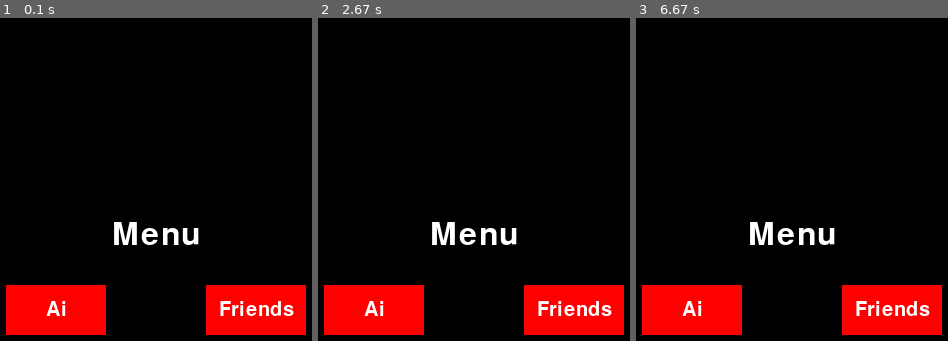
Above: before the commit, frames 1-3 (left to right).
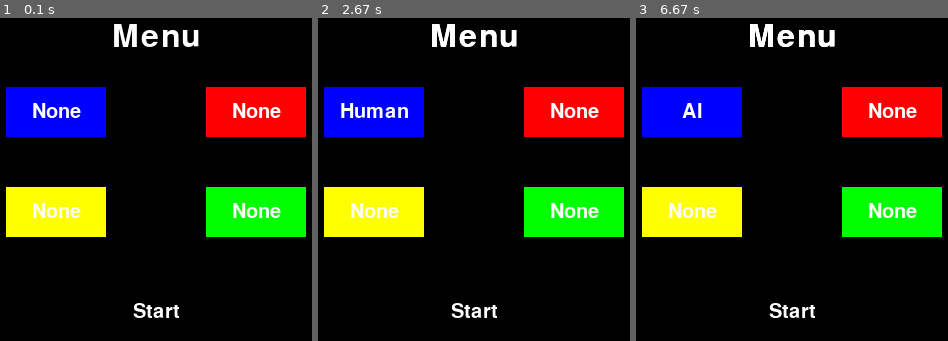
Above: after the commit, the same moments.

Repository: surfknasen/LudoPython
Game: pygame game, started from main_menu.py
The game is run twice, just before and just after one commit, with the same random seed, the same clock (stepped at 60 frames per second) and the same inputs.
Inputs (mouse positions are in pixels of both pictures, inside the frame that each line leads up to):
- Up to frame 1 (0.1 s): no input
- Up to frame 2 (2.67 s): click (377, 89) at 2.38 s
- Up to frame 3 (6.67 s): move the mouse to (648, 127) at 6.17 s; click (648, 127) at 6.35 s

The runs differ from the first frame. In frame 1, 32% of the frame differs, in the area x 1-99%, y 1-99%; in frame 2, 32%; in frame 3, 32%.

Commit message:
select players/Ai + main menu done

Diff:
--- a/game.py
+++ b/game.py
@@ -5,11 +5,12 @@
 from helpers import (
     StartPosition,
     Color,
+    Team
 )
 
+
 class Game:
-
-    def __init__(self, screen_size):
+    def __init__(self, screen_size, colors):
         self.screen_size = screen_size
         # set up board
         self.running = True
@@ -18,25 +19,26 @@
         self.board = board.Board(self.screen_size)
         self.dice = dice.Dice(self.screen, self.screen_size)
 
-        #TEMP
-        self.green_players = []
-        self.yellow_players = []
-        self.red_players = []
-        self.blue_players = []
-        self.all_players = [self.green_players, self.yellow_players, self.red_players, self.blue_players]
+        self.all_players = []
+        for color in colors.keys(): # add the color (player) if the color should play
+            new_players = []
+            for i in range(4):
+                new_players.append(player.Player(StartPosition.get_pos(color)[i], self.get_path(color), color))
+            self.all_players.append(new_players)
 
         self.current_playing = 0
 
-        self.create_players()
         self.update() # start the game loop
 
-    #TEMP
-    def create_players(self):
-        for i in range(4):
-            self.green_players.append(player.Player(StartPosition.green[i], self.board.green_path, Color.green, "Green"))
-            self.yellow_players.append(player.Player(StartPosition.yellow[i], self.board.yellow_path, Color.yellow, "Yellow"))
-            self.red_players.append(player.Player(StartPosition.red[i], self.board.red_path, Color.red, "Red"))
-            self.blue_players.append(player.Player(StartPosition.blue[i], self.board.blue_path, Color.blue, "Blue"))
+    def get_path(self, color):
+        if color == Color.green:
+            return self.board.green_path
+        elif color == Color.yellow:
+            return self.board.yellow_path
+        elif color == Color.red:
+            return self.board.red_path
+        elif color == Color.blue:
+            return self.board.blue_path
 
     def update(self):
         """
@@ -88,7 +90,7 @@
 
     def throw_dice(self):
         # DICE #
-        current_team = self.all_players[self.current_playing][0].team # get the team name
+        current_team = Team.get_name(self.all_players[self.current_playing][0].color) # get the team name
         if not self.dice.completed_roll and not self.dice.roll: # if not rolling or have rolled
             self.dice.show_static_dice(current_team)
         # ROLL DICE #
--- a/helpers.py
+++ b/helpers.py
@@ -1,15 +1,26 @@
-from pygame import (
-    Vector2
-)
+from enum import Enum
+from pygame import Vector2
 
-class Color():
+
+class Color(Enum):
     green = (0, 255, 0)
     yellow = (255, 255, 0)
     blue = (0, 0, 255)
     red = (255, 0, 0)
+    white = (255, 255, 255)
+    black = (0, 0, 0)
+
+class Team():
+    def get_name(color): # eg "Color.green". Removes the "Color." and returns "Green"
+        return str(color).split(".")[-1].capitalize()
 
 class StartPosition(): # measured in gimp
-    green = [Vector2(503.8, 505), Vector2(555, 505), Vector2(503.8, 555), Vector2(555, 555)]
-    yellow = [Vector2(92.2, 505), Vector2(41, 505), Vector2(92.2, 555), Vector2(41, 555)]
-    red = [Vector2(503.8, 93), Vector2(555, 93), Vector2(503.8, 42), Vector2(555, 42)]
-    blue = [Vector2(92.2, 93), Vector2(41, 93), Vector2(92.2, 42), Vector2(41, 42)]
+    def get_pos(color):
+        if color == Color.green:
+            return [Vector2(503.8, 505), Vector2(555, 505), Vector2(503.8, 555), Vector2(555, 555)]
+        elif color == Color.yellow:
+            return [Vector2(92.2, 505), Vector2(41, 505), Vector2(92.2, 555), Vector2(41, 555)]
+        elif color == Color.red:
+            return [Vector2(503.8, 93), Vector2(555, 93), Vector2(503.8, 42), Vector2(555, 42)]
+        elif color == Color.blue:
+            return [Vector2(92.2, 93), Vector2(41, 93), Vector2(92.2, 42), Vector2(41, 42)]
--- a/main_menu.py
+++ b/main_menu.py
@@ -1,8 +1,7 @@
 import pygame
 import game
-from pygame import (
-    Vector2
-)
+from pygame import Vector2
+from helpers import Color
 import pygame_extended as gui
 
 
@@ -15,40 +14,57 @@
         self.center = self.screen_size // 2
 
         self.current_screen = 0 # change when button pressed
-        self.draw_next_screen = True
-        self.screens = [self.choose_play_type]
+        self.update_screen = True
         self.buttons = []
+
+        self.team_btn_states = ['None', 'Human', 'AI']
+        self.selected_players = {}
 
         self.update()
 
     def update(self):
+        menu_txt = gui.Text("Menu", 32, Vector2(self.center, 50))
+        self.create_buttons()
+
         while self.running:
-            if self.draw_next_screen:
-                self.screens[self.current_screen]()
-                self.draw_next_screen = False
+            if self.update_screen:
+                menu_txt.draw(self.screen)
+                self.draw_buttons()
                 pygame.display.update()
+                self.update_screen = False
 
             self.handle_input()
         pygame.quit()
 
-    def choose_play_type(self):
-        center = self.center
+    def create_buttons(self):
+        btn_offset = 100
+        blue_btn = gui.Button(self.team_btn_states[0], 20, Vector2(self.center - btn_offset, 200 - btn_offset), Vector2(100, 50), Color.blue, self.team_btn_clicked)
+        red_btn = gui.Button(self.team_btn_states[0], 20, Vector2(self.center + btn_offset, 200 - btn_offset), Vector2(100, 50), Color.red, self.team_btn_clicked)
+        yellow_btn = gui.Button(self.team_btn_states[0], 20, Vector2(self.center - btn_offset, 200), Vector2(100, 50), Color.yellow, self.team_btn_clicked)
+        green_btn = gui.Button(self.team_btn_states[0], 20, Vector2(self.center + btn_offset, 200), Vector2(100, 50), Color.green, self.team_btn_clicked)
+        start_btn = gui.Button("Start", 20, Vector2(self.center, 300), Vector2(100, 50), Color.black, self.start_game)
+        self.buttons = [green_btn, yellow_btn, blue_btn, red_btn, start_btn]
 
-        menu_txt = gui.Text("Menu", 32, Vector2(center, center - 50))
-        menu_txt.draw(self.screen)
-        ai_btn = gui.Button("Ai", 20, Vector2(center - 100, center), Vector2(100, 50), self.ai_btn_clicked)
-        ai_btn.draw(self.screen)
-        friends_btn = gui.Button("Friends", 20, Vector2(center + 100, center), Vector2(100, 50), self.friends_btn_clicked)
-        friends_btn.draw(self.screen)
+    def draw_buttons(self):
+        for button in self.buttons:
+            button.draw(self.screen)
 
-        self.buttons.append(ai_btn)
-        self.buttons.append(friends_btn)
+    def team_btn_clicked(self, button):
+        index = self.team_btn_states.index(button.text)
+        if index == len(self.team_btn_states) - 1:
+            index = 0
+        else:
+            index += 1
 
-    def ai_btn_clicked(self):
-        print("AI CLICKED")
+        button.text = self.team_btn_states[index]
+        self.selected_players[button.color] = self.team_btn_states[index]
+        if self.selected_players[button.color] == self.team_btn_states[0]: # if it's None, remove it
+            del self.selected_players[button.color]
+        self.update_screen = True
 
-    def friends_btn_clicked(self):
-        print("FRIENDS CLICKED")
+    def start_game(self, button):
+        game.Game(self.screen_size, self.selected_players) # start the game
+        self.running = False
 
     def handle_input(self):
         for event in pygame.event.get():
@@ -58,8 +74,6 @@
                 mouse_pos = pygame.mouse.get_pos()
                 for button in self.buttons:
                     button.is_over(mouse_pos)
-                        #_game = game.Game(self.screen_size)
-                        #return
 
 if __name__ == '__main__':
     MainMenu() # starts the menu
--- a/player.py
+++ b/player.py
@@ -1,11 +1,10 @@
 import pygame
 
 class Player:
-    def __init__(self, start_pos, path, color, team):
+    def __init__(self, start_pos, path, color):
         self.position = start_pos
         self.path = path
         self.color = color
-        self.team = team
         self.currentPosIndex = 0
 
     def move_player(self, steps_to_move):
@@ -20,4 +19,4 @@
     def draw_player(self, screen):
         x = int(self.position.x)
         y = int(self.position.y)
-        pygame.draw.circle(screen, self.color, (x, y), 10)
+        pygame.draw.circle(screen, self.color.value, (x, y), 10)
--- a/pygame_extended.py
+++ b/pygame_extended.py
@@ -1,17 +1,21 @@
 import pygame
+from helpers import Color
+
 
 class Button:
-    def __init__(self, text, font_size, pos, scale, callback):
+    def __init__(self, text, font_size, pos, scale, color, callback):
         self.text = text
         self.font_size = font_size
         self.pos = pos
         self.scale = scale
+        self.color = color
         self.callback = callback
 
+        self.pos.x -= self.scale.x / 2 # to fix the centering
+
     def draw(self, screen):
-        self.pos.x -= self.scale.x / 2 # to fix the centering
         button = pygame.Rect(self.pos.x, self.pos.y, self.scale.x, self.scale.y)
-        pygame.draw.rect(screen, [255, 0, 0], button)  # draw button
+        pygame.draw.rect(screen, self.color.value, button)  # draw button
 
         text_pos = self.pos + (self.scale // 2)
         txt = Text(self.text, self.font_size, text_pos)
@@ -21,7 +25,8 @@
     def is_over(self, mouse_pos):
         if self.pos.x < mouse_pos[0] < self.pos.x + self.scale.x:
             if self.pos.y < mouse_pos[1] < self.pos.y + self.scale.y:
-                self.callback()
+                self.callback(self)
+
 
 class Text:
     def __init__(self, text, font_size, pos):
@@ -31,7 +36,7 @@
 
     def draw(self, screen):
         font = pygame.font.Font('freesansbold.ttf', self.font_size)
-        text = font.render(self.text, True, (255, 255, 255))
+        text = font.render(self.text, True, Color.white.value)
         text_rect = text.get_rect()
         text_rect.center = (self.pos.x, self.pos.y)
         screen.blit(text, text_rect)
